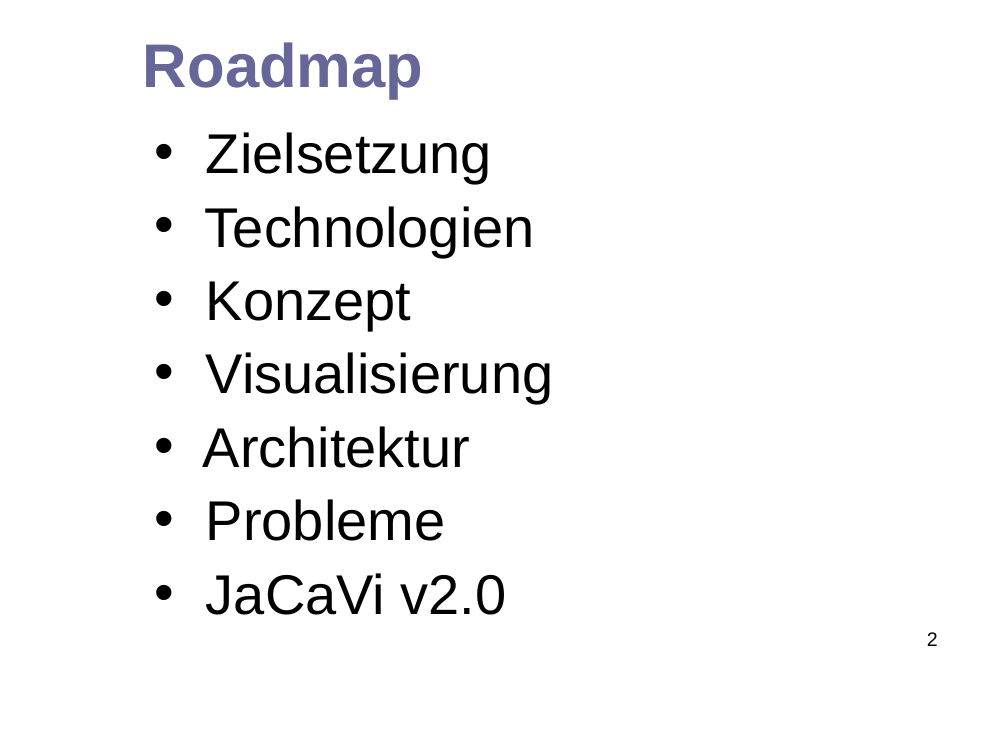
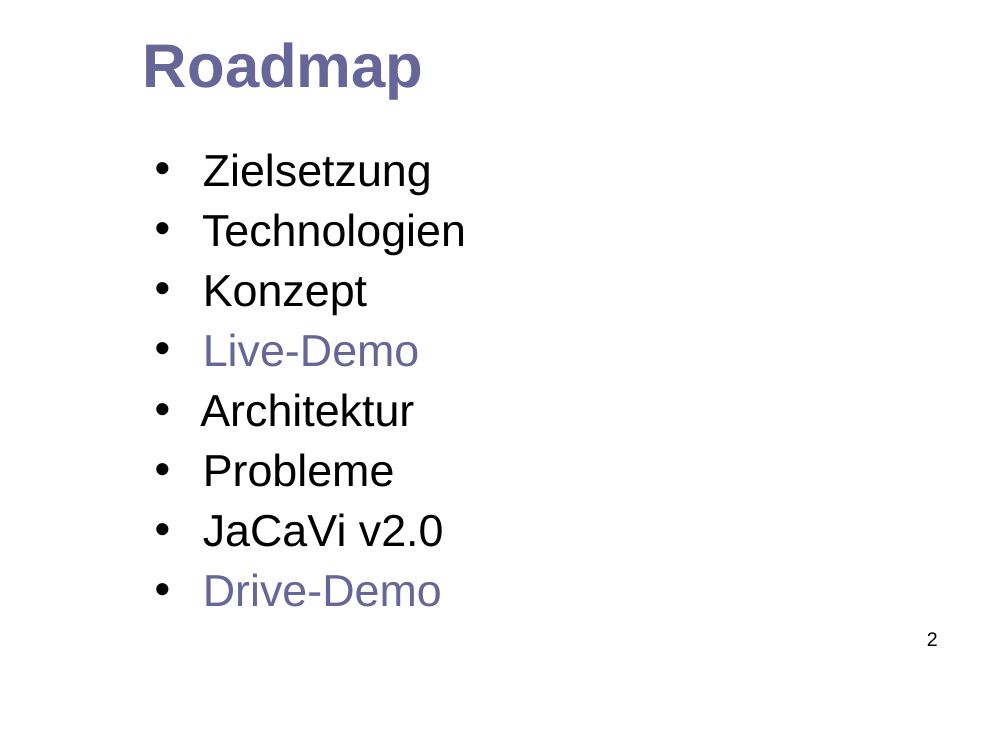
Before and after one commit to hheimbuerger/jacavi, a slide deck: slide 2 of docs/presentation documents/Abschlusspräsentation_JaCaVi.odp. Drawn at 1008x756 pixels with LibreOffice and Linux fonts; fonts in the diff are those of the drawing; background and template pictures are left out. Boxes give left, top, right and bottom in pixels: in the first picture for what was removed or moved away, otherwise in the second. Text is boxed around its words. In the diff, an @@ line names an element or a change of style, - is before the commit and + after.

```diff
--- a/docs/presentation documents/Abschlusspräsentation_JaCaVi.odp
+++ b/docs/presentation documents/Abschlusspräsentation_JaCaVi.odp
@@ text "Zielsetzung": place and size @@
-text "Zielsetzung" at [203, 132, 553, 615]
+text "Zielsetzung" at [200, 153, 466, 607]
@@ text at [200, 153, 466, 547]: size 40 to 32 pt in "Zielsetzung", "Technologien", "Konzept", "Architektur" and 2 more places @@
@@ text at [203, 333, 420, 367]: text changed; size 40 to 32 pt; text colour #000000 to #666699 @@
-• Visualisierung
+• Live-Demo
@@ text at [203, 573, 442, 607]: paragraph added @@
+• Drive-Demo
```
Also in this commit, not shown: 3 other slides changed, 1 slide added, 2 slides removed.
